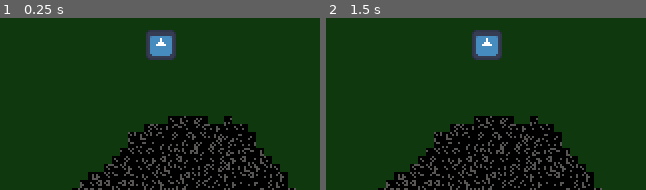
Above: before the commit, frames 1-2 (left to right).
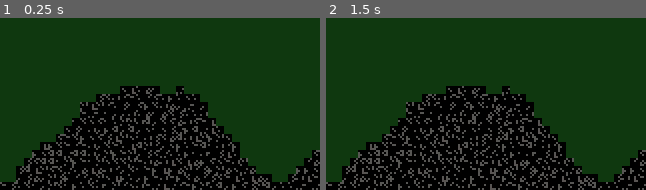
Above: after the commit, the same moments.

Repository: KMatiks/astrolad-landing
Game: Godot game, scene res://scenes/main.tscn
Two runs of this game, one before a commit and one after it. Both use one fixed random seed, a clock stepped at 60 frames per second and the inputs below. After the commit the project has no main scene; this scene is started directly in both runs. The engine's default icon, where the game draws it, is replaced by a stand-in: a white triangle on a blue panel in a dark square.
Inputs:
- Up to frame 1 (0.25 s): no input
- Up to frame 2 (1.5 s): tap Enter (ui_accept) at 0.5, 0.6, 0.77, 1.07, 1.25, 1.35 s; hold Right (ui_right) from 0.53 s (still down)

The runs differ from the first frame. In frame 1, 28% of the frame differs, in the area x 0-100%, y 6-100%; in frame 2, 24%.

Commit message:
add placeholder rocket sprite and godot-vim addon

Diff:
--- a/CharacterBody2D.gd
+++ /dev/null
@@ -1,46 +0,0 @@
-#extends CharacterBody2D
-#
-#
-#const SPEED = 300.0
-#const JUMP_VELOCITY = -400.0
-#
-## Get the gravity from the project settings to be synced with RigidBody nodes.
-#var gravity = ProjectSettings.get_setting("physics/2d/default_gravity")
-#
-#
-#func _physics_process(delta):
-#	# Add the gravity.
-#	if not is_on_floor():
-#		velocity.y += gravity * delta
-#
-#	# Handle Jump.
-#	if Input.is_action_just_pressed("ui_accept") and is_on_floor():
-#		velocity.y = JUMP_VELOCITY
-#
-#	# Get the input direction and handle the movement/deceleration.
-#	# As good practice, you should replace UI actions with custom gameplay actions.
-#	var direction = Input.get_axis("ui_left", "ui_right")
-#	if direction:
-#		velocity.x = direction * SPEED
-#	else:
-#		velocity.x = move_toward(velocity.x, 0, SPEED)
-#
-#	move_and_slide()
-
-
-
-
-extends CharacterBody2D
-
-const SPEED = 10
-
-
-func _physics_process(delta):
-	if Input.is_action_just_pressed("ui_right"):
-		position.x += SPEED
-	if Input.is_action_just_pressed("ui_left"):
-		position.x -= SPEED
-	if Input.is_action_just_pressed("ui_down"):
-		position.y += SPEED
-	if Input.is_action_just_pressed("ui_up"):
-		position.y -= SPEED
--- /dev/null
+++ b/playground/rocket_pg.tscn
@@ -0,0 +1,9 @@
+[gd_scene load_steps=3 format=3 uid="uid://b06twglepfvr2"]
+
+[ext_resource type="PackedScene" uid="uid://d2o5vbr7ffhrw" path="res://scenes/rocket.tscn" id="1_1ggxh"]
+[ext_resource type="Script" path="res://playground/rocket_pg.gd" id="1_ufxaa"]
+
+[node name="Rocket Playground" type="Node2D"]
+script = ExtResource("1_ufxaa")
+
+[node name="Rocket" parent="." instance=ExtResource("1_1ggxh")]
--- a/project.godot
+++ b/project.godot
@@ -11,7 +11,7 @@
 [application]
 
 config/name="astrolad-landing"
-run/main_scene="res://scenes/main.tscn"
+run/main_scene="res://playground/character_body_2d.tscn"
 config/features=PackedStringArray("4.1", "GL Compatibility")
 config/icon="res://icon.svg"
 
--- a/scenes/character_body_2d.tscn
+++ /dev/null
@@ -1,23 +0,0 @@
-[gd_scene load_steps=4 format=3 uid="uid://dmv50ks8h60ov"]
-
-[ext_resource type="Script" path="res://CharacterBody2D.gd" id="1_b54u4"]
-[ext_resource type="Texture2D" uid="uid://btxt0v6fvq6r4" path="res://icon.svg" id="2_7i57x"]
-
-[sub_resource type="RectangleShape2D" id="RectangleShape2D_h21kn"]
-size = Vector2(13, 17)
-
-[node name="CharacterBody2D" type="CharacterBody2D"]
-script = ExtResource("1_b54u4")
-
-[node name="CollisionShape2D" type="CollisionShape2D" parent="."]
-position = Vector2(56.5, 56.5)
-scale = Vector2(1.44, 1)
-shape = SubResource("RectangleShape2D_h21kn")
-
-[node name="Sprite2D" type="Sprite2D" parent="."]
-position = Vector2(56.5, 56.5)
-scale = Vector2(0.117188, 0.117188)
-texture = ExtResource("2_7i57x")
-
-[node name="Camera2D" type="Camera2D" parent="."]
-position = Vector2(56, 57)
--- a/scenes/main.tscn
+++ b/scenes/main.tscn
@@ -1,8 +1,8 @@
-[gd_scene load_steps=6 format=3 uid="uid://bmc7iamwxusp2"]
+[gd_scene load_steps=6 format=3 uid="uid://bml8y0c36u0ax"]
 
 [ext_resource type="Texture2D" uid="uid://diowx6lmdxutq" path="res://textures/tilemap.jpg" id="1_wdqfd"]
 [ext_resource type="Script" path="res://scenes/TileMap.gd" id="2_fef5b"]
-[ext_resource type="PackedScene" uid="uid://dmv50ks8h60ov" path="res://scenes/character_body_2d.tscn" id="3_5qs8r"]
+[ext_resource type="PackedScene" uid="uid://dmv50ks8h60ov" path="res://playground/character_body_2d.tscn" id="3_5qs8r"]
 
 [sub_resource type="TileSetAtlasSource" id="TileSetAtlasSource_isqsr"]
 texture = ExtResource("1_wdqfd")
@@ -89,3 +89,4 @@
 script = ExtResource("2_fef5b")
 
 [node name="CharacterBody2D" parent="." instance=ExtResource("3_5qs8r")]
+script = null
--- /dev/null
+++ b/scenes/rocket.tscn
@@ -0,0 +1,10 @@
+[gd_scene load_steps=2 format=3 uid="uid://wrmhcd56xxj7"]
+
+[sub_resource type="RectangleShape2D" id="RectangleShape2D_yie1b"]
+
+[node name="Rocket" type="CharacterBody2D"]
+
+[node name="CollisionShape2D" type="CollisionShape2D" parent="."]
+shape = SubResource("RectangleShape2D_yie1b")
+
+[node name="Sprite2D" type="Sprite2D" parent="."]
--- a/scenes/terrain.gd
+++ /dev/null
@@ -1,14 +0,0 @@
-extends Node2D
-
-
-
-# Called when the node enters the scene tree for the first time.
-func _ready():
-	var Tiles = get_parent().get_node("TileMap");
-
-	print(Tiles)
-
-
-# Called every frame. 'delta' is the elapsed time since the previous frame.
-func _process(delta):
-	pass
